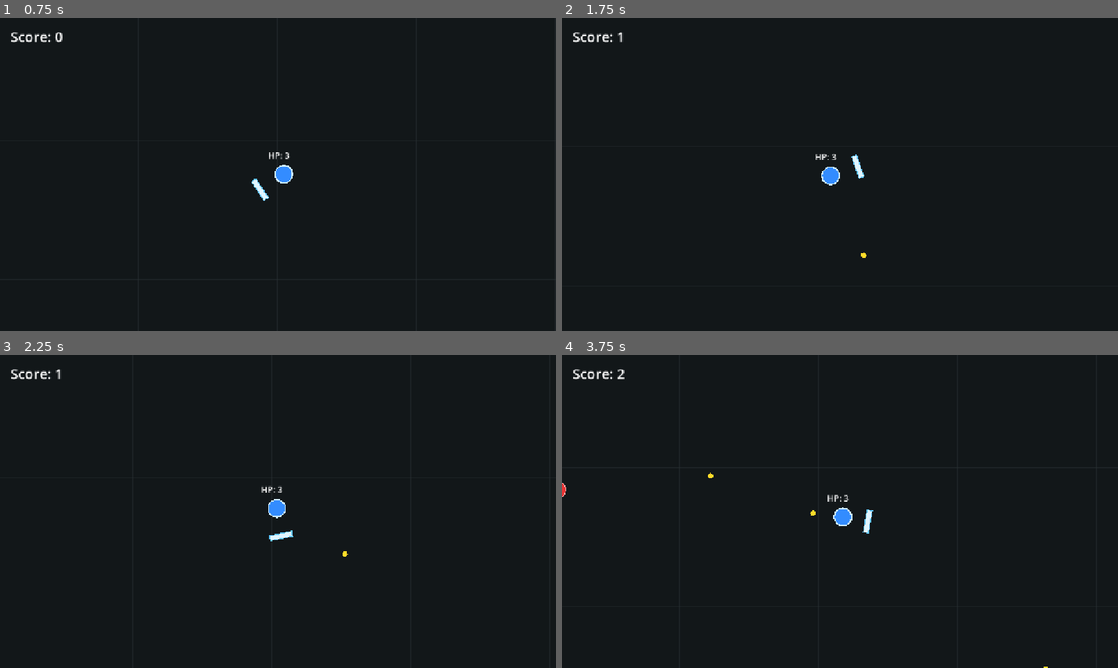
Above: before the commit, frames 1-4 (two rows, left to right).
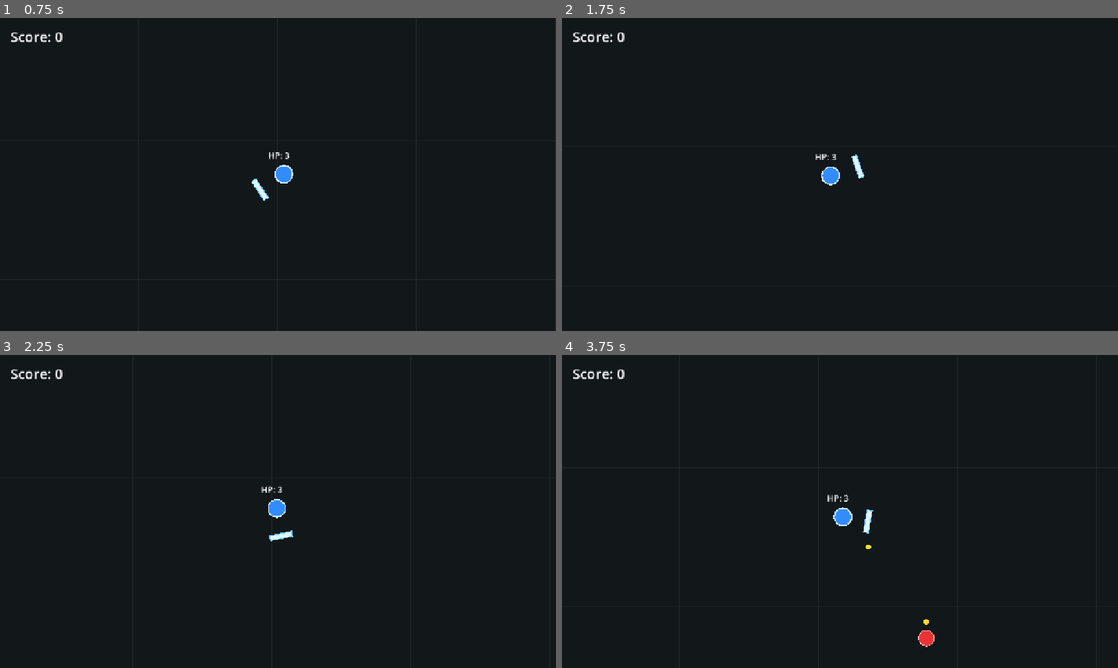
Above: after the commit, the same moments.

Repository: Tangoyzx/TraeRemoteGame
Game: Godot game, scene res://scenes/main.tscn
Two runs of this game, one before a commit and one after it. Both use one fixed random seed, a clock stepped at 60 frames per second and the inputs below.
Inputs (mouse positions are in pixels of both pictures, inside the frame that each line leads up to):
- Up to frame 1 (0.75 s): move the mouse to (400, 158) at 0.52 s; click (400, 158) at 0.67 s
- Up to frame 2 (1.75 s): move the mouse to (728, 190) at 1.27 s; click (728, 190) at 1.42 s
- Up to frame 3 (2.25 s): move the mouse to (333, 442) at 2.02 s; click (333, 442) at 2.17 s
- Up to frame 4 (3.75 s): move the mouse to (812, 574) at 2.77 s; click (812, 574) at 2.92 s; move the mouse to (1006, 558) at 3.52 s; click (1006, 558) at 3.67 s

Frame 1 is identical in both runs. In frame 2, less than 0.1% of the frame differs, in the area x 10-55%, y 4-77%; in frame 3, less than 0.1%; in frame 4, 0.2%, in the area x 0-88%, y 4-100%.

Commit message:
Add enemy spawn strategy and chubby enemy

Diff:
--- a/scripts/enemy.gd
+++ b/scripts/enemy.gd
@@ -3,12 +3,15 @@
 
 signal died(enemy: Enemy)
 
+var enemy_name := "初级怪"
 var radius := 18.0
 var max_hp := 1
 var hp := 1
 var damage := 1
 var speed := 115.0
 var score_value := 1
+var body_color := Color(0.92, 0.20, 0.20, 1.0)
+var outline_color := Color(1.0, 0.68, 0.68, 1.0)
 var target: Node2D
 
 
@@ -19,12 +22,15 @@
 
 
 func apply_config(config: Dictionary) -> void:
+	enemy_name = str(config.get("name", enemy_name))
 	radius = float(config.get("radius", radius))
 	max_hp = int(config.get("max_hp", max_hp))
 	hp = max_hp
 	damage = int(config.get("damage", damage))
 	speed = float(config.get("speed", speed))
 	score_value = int(config.get("score_value", score_value))
+	body_color = config.get("body_color", body_color)
+	outline_color = config.get("outline_color", outline_color)
 
 
 func _process(delta: float) -> void:
@@ -54,5 +60,5 @@
 
 
 func _draw() -> void:
-	draw_circle(Vector2.ZERO, radius, Color(0.92, 0.20, 0.20, 1.0))
-	draw_arc(Vector2.ZERO, radius, 0.0, TAU, 32, Color(1.0, 0.68, 0.68, 1.0), 2.0)
+	draw_circle(Vector2.ZERO, radius, body_color)
+	draw_arc(Vector2.ZERO, radius, 0.0, TAU, 32, outline_color, 2.0)
--- a/scripts/main.gd
+++ b/scripts/main.gd
@@ -9,14 +9,51 @@
 const VIEWPORT_SIZE := Vector2(1280.0, 720.0)
 const MAP_SIZE := Vector2(12800.0, 7200.0)
 const MAP_RECT := Rect2(Vector2.ZERO, MAP_SIZE)
-const ENEMY_CONFIG := {
-	"radius": 18.0,
-	"max_hp": 1,
-	"damage": 1,
-	"speed": 115.0,
-	"score_value": 1,
+const BASIC_ENEMY_RADIUS := 18.0
+const BASIC_ENEMY_SPEED := 115.0
+const ENEMY_CONFIGS := {
+	"basic": {
+		"name": "初级怪",
+		"radius": BASIC_ENEMY_RADIUS,
+		"max_hp": 1,
+		"damage": 1,
+		"speed": BASIC_ENEMY_SPEED,
+		"score_value": 1,
+		"body_color": Color(0.92, 0.20, 0.20, 1.0),
+		"outline_color": Color(1.0, 0.68, 0.68, 1.0),
+	},
+	"chubby": {
+		"name": "小胖子",
+		"radius": BASIC_ENEMY_RADIUS * 1.2,
+		"max_hp": 3,
+		"damage": 2,
+		"speed": BASIC_ENEMY_SPEED * 0.8,
+		"score_value": 2,
+		"body_color": Color(0.80, 0.34, 0.95, 1.0),
+		"outline_color": Color(0.96, 0.75, 1.0, 1.0),
+	},
 }
-const ENEMY_SPAWN_INTERVAL := 0.85
+const SPAWN_STRATEGY := [
+	{
+		"start_time": 0.0,
+		"rates": {
+			"basic": 20.0,
+		},
+	},
+	{
+		"start_time": 60.0,
+		"rates": {
+			"basic": 40.0,
+		},
+	},
+	{
+		"start_time": 120.0,
+		"rates": {
+			"basic": 40.0,
+			"chubby": 10.0,
+		},
+	},
+]
 const ENEMY_SPAWN_MARGIN := 140.0
 const MAX_ENEMIES := 120
 
@@ -29,18 +66,19 @@
 var ui_layer: CanvasLayer
 var score_label: Label
 var game_over_label: Label
-var spawn_timer: Timer
 var score := 0
 var is_game_over := false
+var elapsed_seconds := 0.0
+var _spawn_budgets := {}
 
 
 func _ready() -> void:
 	randomize()
+	_init_spawn_budgets()
 	_build_world()
 	_spawn_player()
 	_spawn_weapons()
 	_build_ui()
-	_build_spawn_timer()
 	_update_score_label()
 
 
@@ -53,9 +91,13 @@
 		_set_player_target(get_canvas_transform().affine_inverse() * event.position)
 
 
-func _process(_delta: float) -> void:
+func _process(delta: float) -> void:
+	if is_game_over:
+		return
+	elapsed_seconds += delta
 	if camera != null and player != null:
 		camera.global_position = _clamp_to_map(player.global_position)
+	_update_enemy_spawns(delta)
 
 
 func _build_world() -> void:
@@ -157,20 +199,39 @@
 	ui_layer.add_child(game_over_label)
 
 
-func _build_spawn_timer() -> void:
-	spawn_timer = Timer.new()
-	spawn_timer.name = "EnemySpawnTimer"
-	spawn_timer.wait_time = ENEMY_SPAWN_INTERVAL
-	spawn_timer.autostart = true
-	spawn_timer.timeout.connect(_spawn_enemy)
-	add_child(spawn_timer)
-
-
-func _spawn_enemy() -> void:
+func _init_spawn_budgets() -> void:
+	for enemy_type in ENEMY_CONFIGS.keys():
+		_spawn_budgets[enemy_type] = 0.0
+
+
+func _update_enemy_spawns(delta: float) -> void:
+	if player == null or enemies_layer == null or enemies_layer.get_child_count() >= MAX_ENEMIES:
+		return
+	var rates := _get_current_spawn_rates()
+	for enemy_type in rates.keys():
+		if not ENEMY_CONFIGS.has(enemy_type):
+			continue
+		_spawn_budgets[enemy_type] = float(_spawn_budgets.get(enemy_type, 0.0)) + float(rates[enemy_type]) / 60.0 * delta
+		while _spawn_budgets[enemy_type] >= 1.0 and enemies_layer.get_child_count() < MAX_ENEMIES:
+			_spawn_enemy(enemy_type)
+			_spawn_budgets[enemy_type] -= 1.0
+
+
+func _get_current_spawn_rates() -> Dictionary:
+	var current_rates := {}
+	for phase in SPAWN_STRATEGY:
+		if elapsed_seconds >= float(phase["start_time"]):
+			current_rates = phase["rates"]
+		else:
+			break
+	return current_rates
+
+
+func _spawn_enemy(enemy_type: String) -> void:
 	if is_game_over or player == null or enemies_layer.get_child_count() >= MAX_ENEMIES:
 		return
 	var enemy := EnemyScene.new()
-	enemy.apply_config(ENEMY_CONFIG)
+	enemy.apply_config(ENEMY_CONFIGS[enemy_type])
 	enemy.global_position = _get_spawn_position_near_view()
 	enemy.target = player
 	enemy.died.connect(_on_enemy_died)
@@ -224,12 +285,11 @@
 func _on_player_died() -> void:
 	is_game_over = true
 	game_over_label.visible = true
-	if spawn_timer != null:
-		spawn_timer.stop()
 	get_tree().call_group("enemy", "set_process", false)
 	get_tree().call_group("projectile", "queue_free")
 	get_tree().call_group("weapon", "set_process", false)
 
+
 class MapBackground:
 	extends Node2D
 
@@ -237,6 +297,7 @@
 
 	func _draw() -> void:
 		draw_rect(Rect2(Vector2.ZERO, map_size), Color(0.07, 0.09, 0.10, 1.0), true)
+
 
 class MapGrid:
 	extends Node2D
